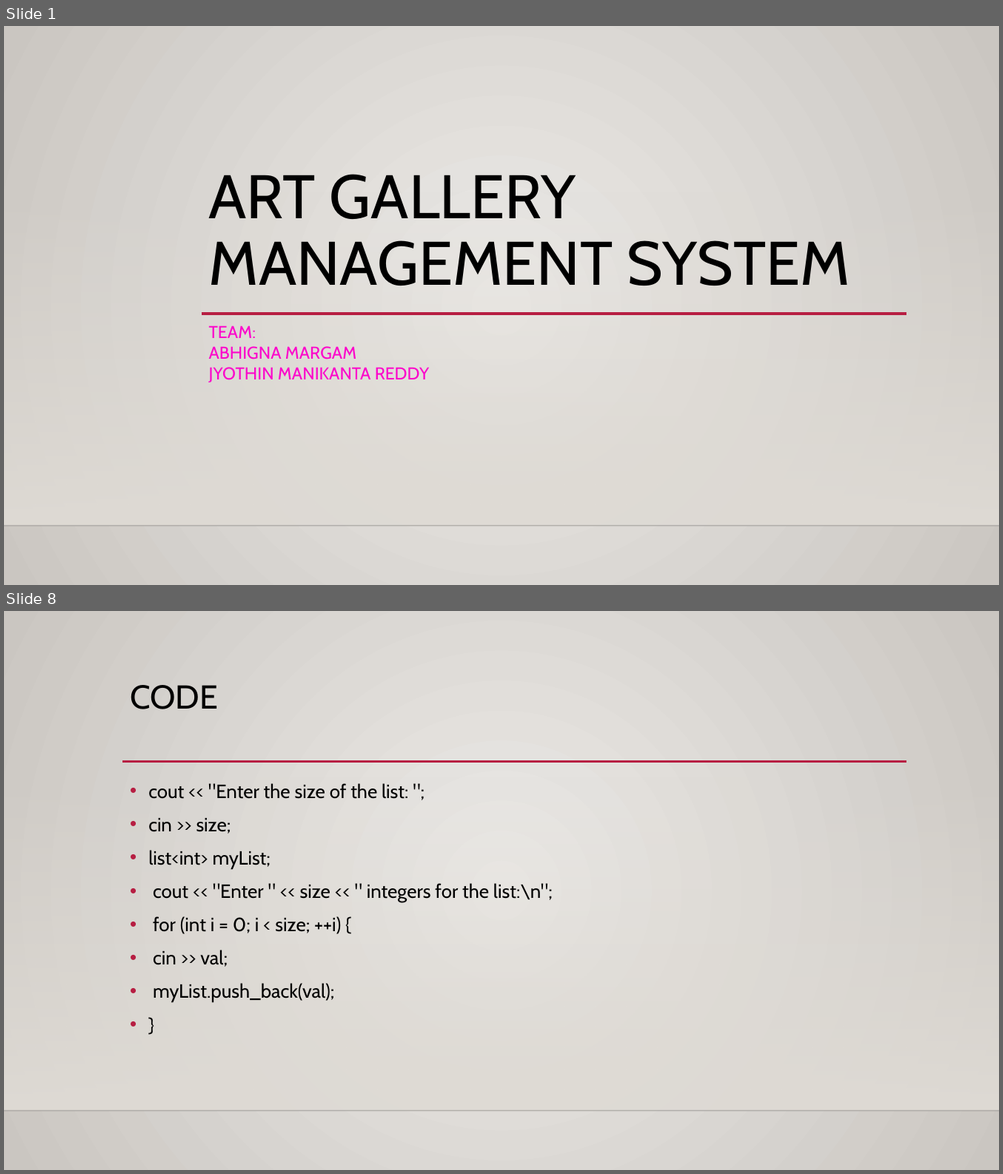
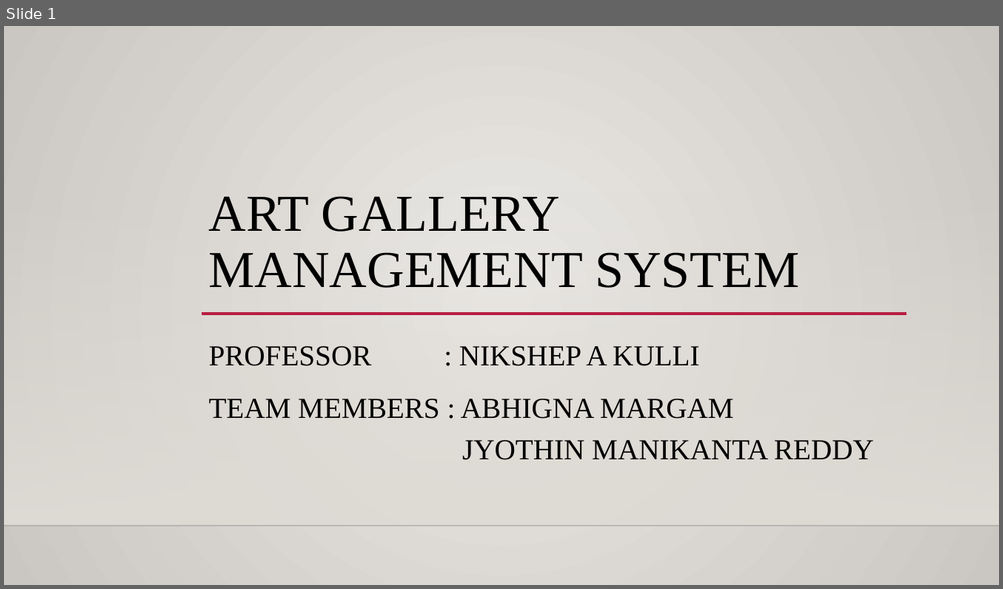
Before and after one commit to Abhigna1975/ART-GALLERY-MANAGEMENT-SYSTEM-PROJECT, a slide deck: Art Gallery Management System ppt.pptx. Shown one above the other, each under a label of ours: slides 1 and 8 before the commit, slide 1 after it; the slides between them are not shown. The pictures are 1003x1174 and 1003x589 pixels, drawn with LibreOffice and Linux fonts; fonts in the diff are those of the drawing; background and template pictures are left out. Boxes give left, top, right and bottom in pixels: in the first picture for what was removed or moved away, otherwise in the second. Text is boxed around its words. In the diff, an @@ line names an element or a change of style, - is before the commit and + after.

```diff
--- a/Art Gallery Management System ppt.pptx
+++ b/Art Gallery Management System ppt.pptx
@@ slide 8 removed at (4,611,999,1170), background gradient #ECEAE7 to #CAC7C1; not listed: 2 template elements that a slide beside it also shows @@
@@ title removed at (130,685,218,709) @@
-CODE
@@ line removed from (122, 762) to (907, 762) @@
@@ text removed at (148,783,552,1002) @@
-• cout << "Enter the size of the list: ";
-• cin >> size;
-• list<int> myList;
-• cout << "Enter " << size << " integers for the list:\n";
-• for (int i = 0; i < size; ++i) {
-• cin >> val;
-• myList.push_back(val);
-• }
@@ slide 1 changed as well @@
@@ title "ART GALLERY MANAGEMENT SYSTEM" at (209,196,799,288): size 59.4 to 50 pt, font Cabin to Times New Roman @@
@@ subtitle at (209,346,874,460): text changed; size 16.6 to 28 pt; font Cabin to Times New Roman; text colour #FC05CB to #000000 @@
-TEAM:
-ABHIGNA MARGAM
-JYOTHIN MANIKANTA REDDY
+PROFESSOR : NIKSHEP A KULLI
+TEAM MEMBERS : ABHIGNA MARGAM
+JYOTHIN MANIKANTA REDDY
```
Also in this commit, not shown: 6 other slides changed, 18 other slides removed, 31 other files.
